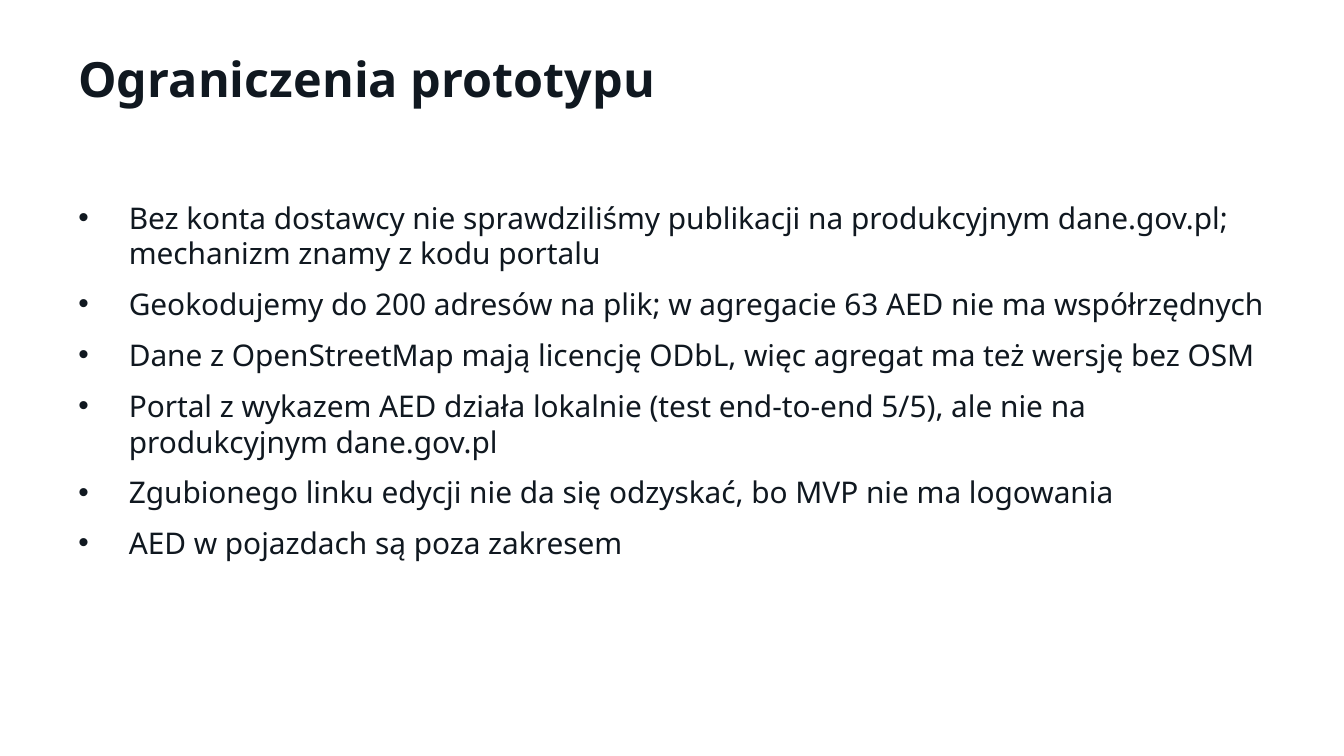
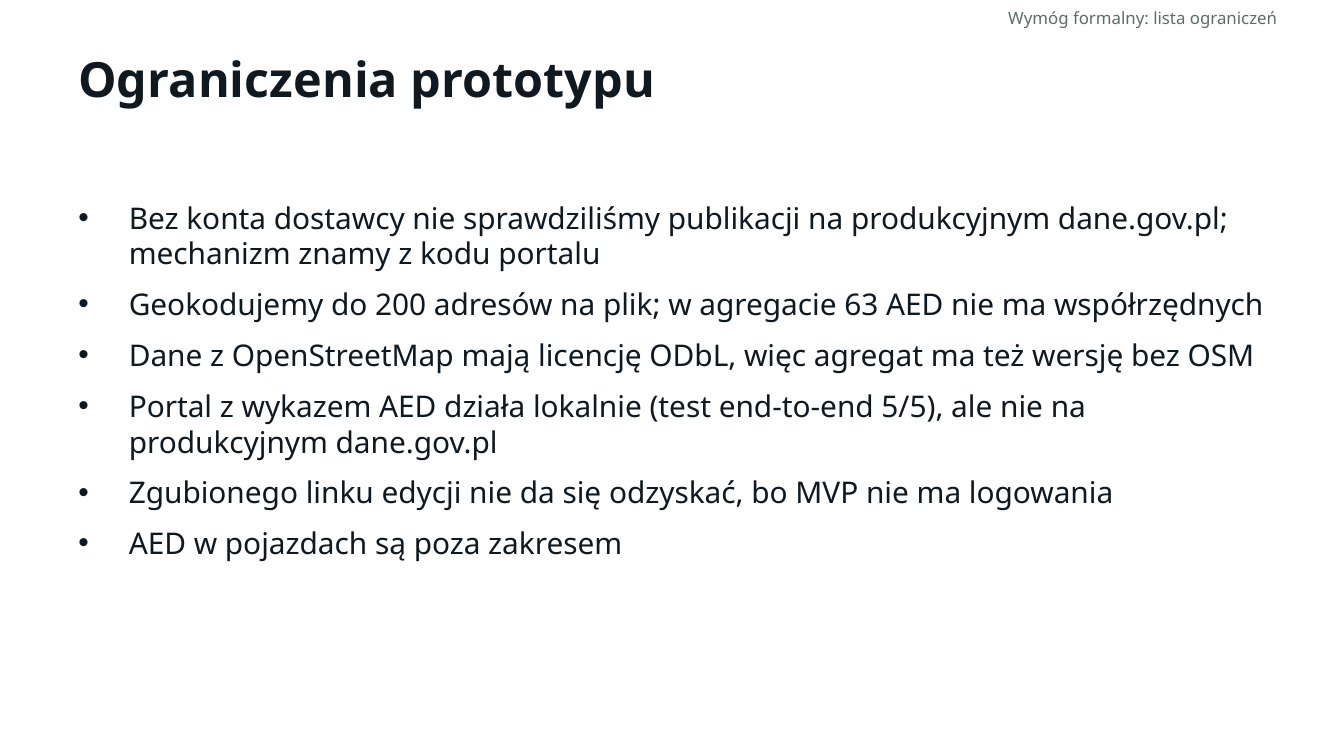
Before and after one commit to LastMinuteGameStudio/hacknation, a slide deck: slide 12 of prezentacja/AEDane – Misja AED (HackNation 2026).pptx (slide 16 before the commit). Drawn at 1344x756 pixels with LibreOffice and Linux fonts; fonts in the diff are those of the drawing. Boxes give left, top, right and bottom in pixels: in the first picture for what was removed or moved away, otherwise in the second. Text is boxed around its words. In the diff, an @@ line names an element or a change of style, - is before the commit and + after.

```diff
--- a/prezentacja/AEDane – Misja AED (HackNation 2026).pptx
+++ b/prezentacja/AEDane – Misja AED (HackNation 2026).pptx
@@ text added at box(1008, 11, 1277, 28), 9 pt, text #5F6B66 @@
+Wymóg formalny: lista ograniczeń
```
Also in this commit, not shown: 11 other slides changed, 5 slides removed.
